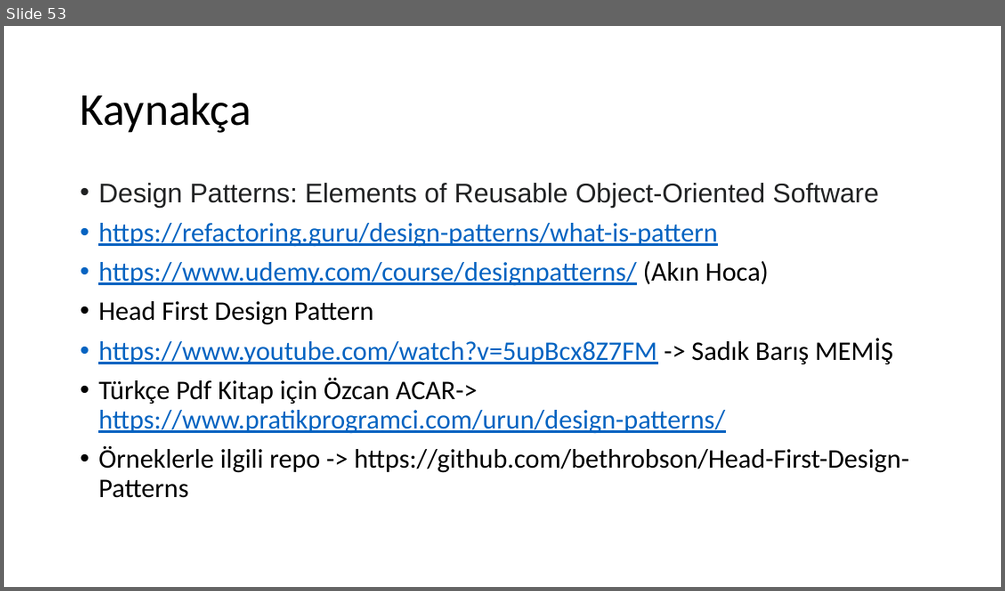
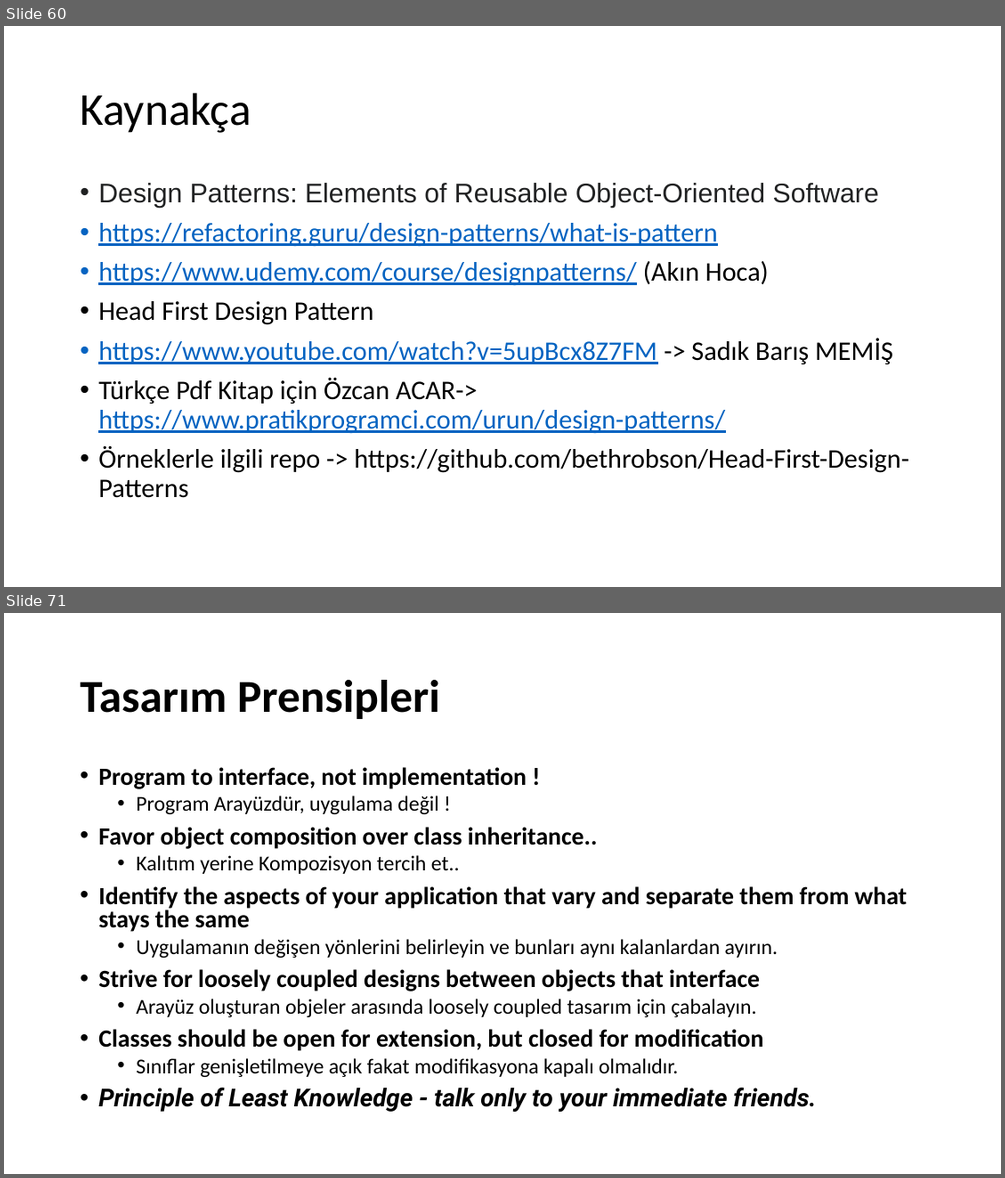
Before and after one commit to umiitkose/DesignPattern-Umiitkose, a slide deck: Tasarımdesenleri.pptx. Shown one above the other, each under a label of ours: slide 53 before the commit, slides 60 and 71 after it; the slides between them are not shown. The pictures are 1005x591 and 1005x1178 pixels, drawn with LibreOffice and Linux fonts; fonts in the diff are those of the drawing. Boxes give left, top, right and bottom in pixels: in the first picture for what was removed or moved away, otherwise in the second. Text is boxed around its words. In the diff, an @@ line names an element or a change of style, - is before the commit and + after.

Commit message:
add design pattern

```diff
--- a/Tasarımdesenleri.pptx
+++ b/Tasarımdesenleri.pptx
@@ slide 71 added at <box>4,613,1001,1174</box>, background #FFFFFF @@
@@ title added at <box>80,680,440,719</box>, 44 pt, text #000000, bold @@
+Tasarım Prensipleri
@@ text added at <box>98,767,907,1111</box>, 23.8 pt, text #000000, bold @@
+• Program to interface, not implementation !
+  • Program Arayüzdür, uygulama değil !
+• Favor object composition over class inheritance..
+  • Kalıtım yerine Kompozisyon tercih et..
+• Identify the aspects of your application that vary and separate them from what stays the same
+  • Uygulamanın değişen yönlerini belirleyin ve bunları aynı kalanlardan ayırın.
+• Strive for loosely coupled designs between objects that interface
+  • Arayüz oluşturan objeler arasında loosely coupled tasarım için çabalayın.
+• Classes should be open for extension, but closed for modification
+  • Sınıflar genişletilmeye açık fakat modifikasyona kapalı olmalıdır.
+• Principle of Least Knowledge - talk only to your immediate friends.
@@ what was slide 53 is now slide 60 @@
```
Also in this commit, not shown: 21 other slides added.
